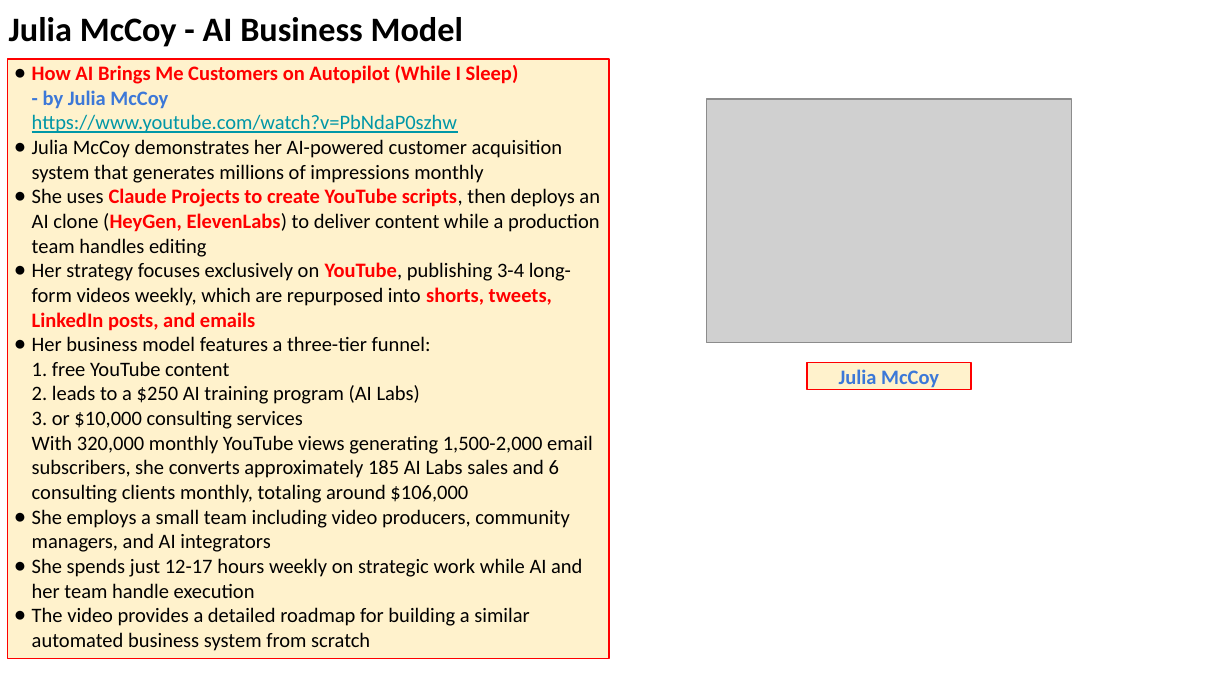
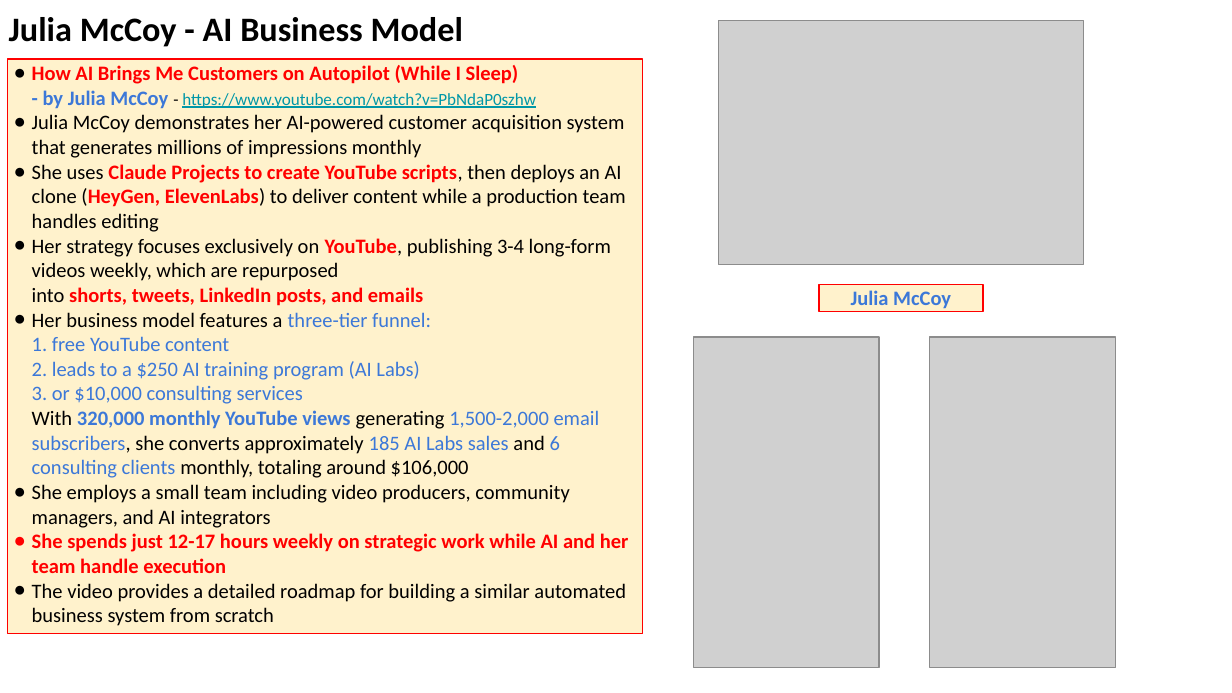
Before and after one commit to lselector/seminar, a slide deck: slide 23 of 2026/2026-01-09-AI-Updates.pptx. Drawn at 1232x693 pixels with LibreOffice and Linux fonts; fonts in the diff are those of the drawing; grey boxes stand for pictures. Boxes give left, top, right and bottom in pixels: in the first picture for what was removed or moved away, otherwise in the second. Text is boxed around its words. In the diff, an @@ line names an element or a change of style, - is before the commit and + after.

Commit message:
update

```diff
--- a/2026/2026-01-09-AI-Updates.pptx
+++ b/2026/2026-01-09-AI-Updates.pptx
@@ picture: place and size @@
-picture at bbox=[706, 99, 1071, 342]
+picture at bbox=[718, 21, 1083, 265]
@@ rectangle "How AI Brings Me Customers ...": place and size @@
-rectangle "How AI Brings Me Customers ..." at bbox=[7, 59, 609, 659]
+rectangle "How AI Brings Me Customers ..." at bbox=[7, 59, 643, 634]
@@ text in rectangle at bbox=[32, 65, 536, 109]: text changed @@
-● How AI Brings Me Customers on Autopilot (While I Sleep)
-  - by Julia McCoy
-  https://www.youtube.com/watch?v=PbNdaP0szhw
+● How AI Brings Me Customers on Autopilot (While I Sleep)
+  - by Julia McCoy - https://www.youtube.com/watch?v=PbNdaP0szhw
@@ rectangle "Julia McCoy": place and size @@
-rectangle "Julia McCoy" at bbox=[807, 362, 971, 389]
+rectangle "Julia McCoy" at bbox=[819, 285, 983, 312]
@@ text in rectangle at bbox=[32, 312, 629, 573]: text colour #000000 to #3C78D8 in "three-tier funnel: 1. free YouTube content 2. ..."; bold on in "320,000 monthly YouTube views", "She spends just 12-17 hours weekly on ..."; text colour #000000 to #FF0000 in "She spends just 12-17 hours weekly on ..."; bullet colour #000000 to #FF0000 @@
@@ picture added at bbox=[694, 338, 880, 668] @@
@@ picture added at bbox=[930, 338, 1116, 668] @@
```
Also in this commit, not shown: 7 other slides changed, 2 slides added.
